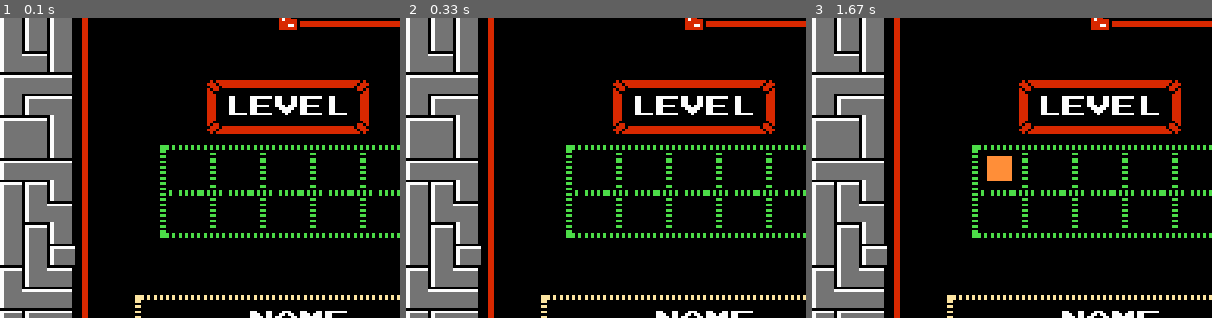
Above: before the commit, frames 1-3 (left to right).
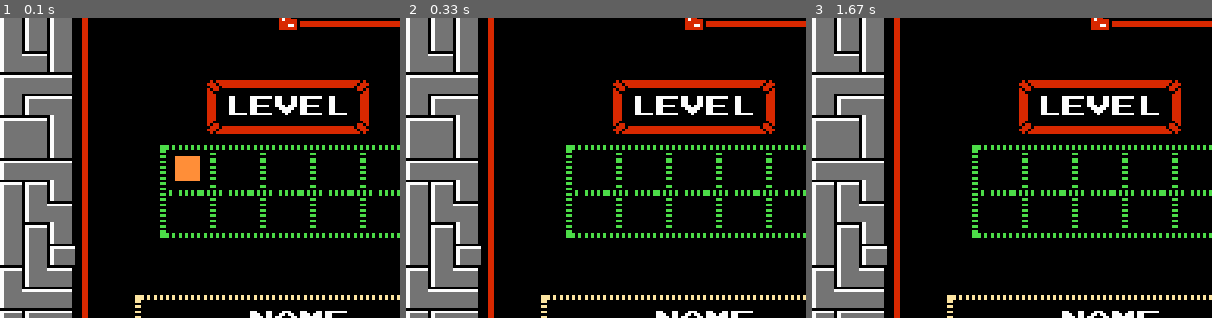
Above: after the commit, the same moments.

Repository: AlderAutomation/PyTetris
Game: pygame game, started from levelselect.py
Two runs of this game, one before a commit and one after it. Both use one fixed random seed, a clock stepped at 60 frames per second and the inputs below.
Inputs:
- Up to frame 1 (0.1 s): no input
- Up to frame 2 (0.33 s): no input
- Up to frame 3 (1.67 s): tap D at 0.33 s
The pictures show only the part of the screen within x 0-50%, y 12-62%; the shares and areas given below are measured in that part.

The runs differ from the first frame. In frame 1, 0.5% of the frame differs, in the area x 43-50%, y 46-55%; in frame 2, nothing differs; in frame 3, 0.5%.

Commit message:
naimate cursor and draw at screen load.

Diff:
--- a/levelselect.py
+++ b/levelselect.py
@@ -8,7 +8,7 @@
         self.level_win = pygame.display.set_mode((self.level_x, self.level_y))
         self.is_start = True
         self.cursor = [pygame.image.load("assets/pics/Level_Cursor.png"), pygame.image.load("assets/pics/CursorBlank.png")]
-        self.cursor_index = 0
+        self.l_cursor_index = 0
 
     def draw_main(self):
         self.level_win.blit(self.level_bg, (0,0))
@@ -22,8 +22,7 @@
 
     def draw_level_cursor(self, x: int, y: int):
         self.l_cursor_x, self.l_cursor_y = x, y
-        self.cursor = pygame.image.load("assets/pics/Level_Cursor.png")
-        self.level_win.blit(self.cursor, (self.l_cursor_x, self.l_cursor_y))
+        self.level_win.blit(self.cursor[int(self.l_cursor_index)], (self.l_cursor_x, self.l_cursor_y))
         pygame.display.update()
 
 
@@ -52,13 +51,16 @@
 
 
 def main():
+    clock = pygame.time.Clock()
     pygame.mixer.init()
     level_select = level_selecter("assets/pics/A_Level_Select.png", 800, 600)
     level_select.draw_main()
+    level_select.draw_level_cursor(175, 210)
 
     level_select_loop = True
 
     while level_select_loop:
+        clock.tick(30)
 
         for event in pygame.event.get():
             if event.type == pygame.QUIT:
@@ -71,8 +73,8 @@
 
 
                 level_select.update(event.key)
-                level_select.draw_level_cursor(175,210)
 
+        level_select.cursor_animation()
 
 
 
